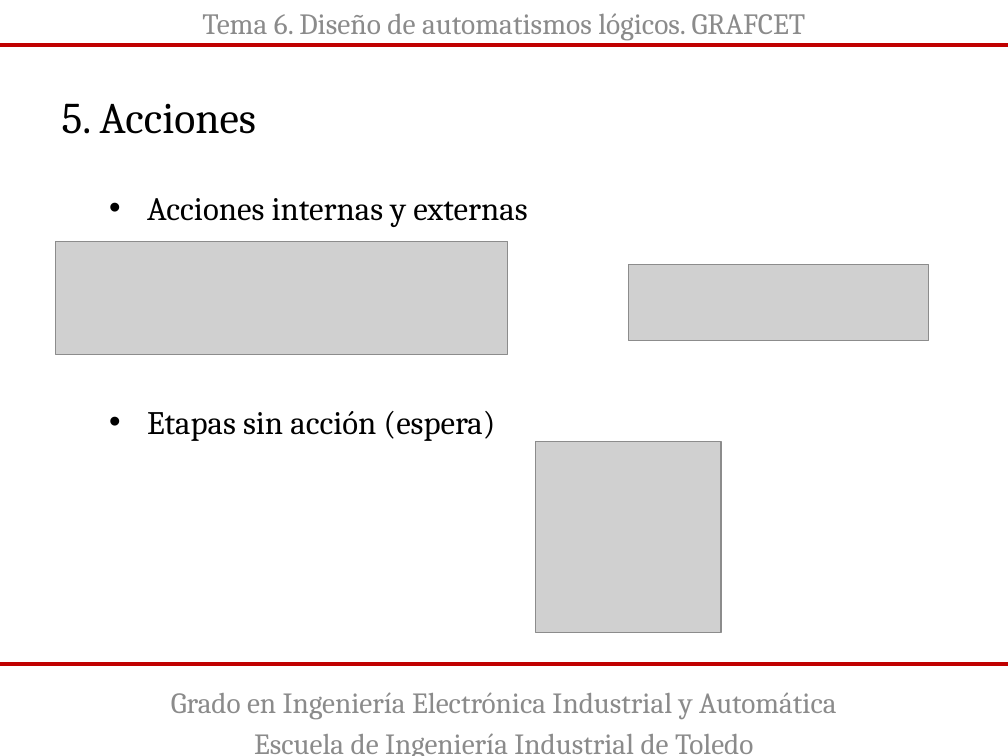
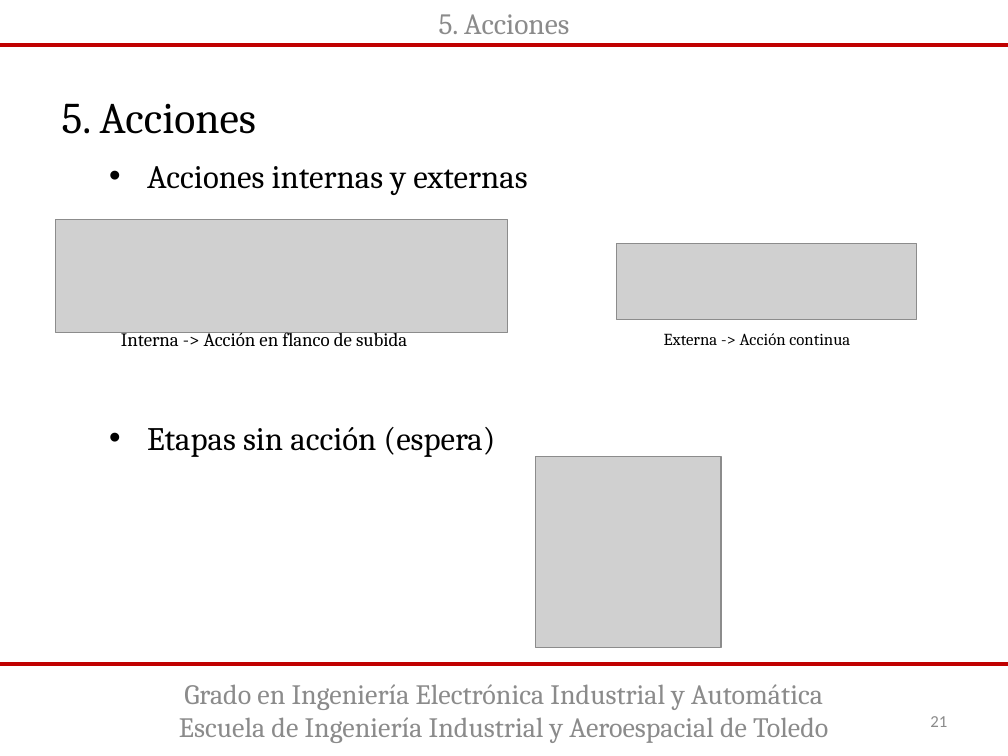
Before and after one commit to guillermorubio345/AutomatizacionIndustrial, a slide deck: slide 21 of Diseño de automatismos lógicos GRAFCET.pptx. Drawn at 1008x756 pixels with LibreOffice and Linux fonts; fonts in the diff are those of the drawing; grey boxes stand for pictures. Boxes give left, top, right and bottom in pixels: in the first picture for what was removed or moved away, otherwise in the second. Text is boxed around its words. In the diff, an @@ line names an element or a change of style, - is before the commit and + after.

Commit message:
Actualizada presentacion de Grafcet

```diff
--- a/Diseño de automatismos lógicos GRAFCET.pptx
+++ b/Diseño de automatismos lógicos GRAFCET.pptx
@@ text at [439,14,569,34]: text changed @@
-Tema 6. Diseño de automatismos lógicos. GRAFCET
+5. Acciones
@@ text "Acciones internas y externas": place and size @@
-text "Acciones internas y externas" at [147,198,527,227]
+text "Acciones internas y externas" at [147,166,527,195]
@@ picture: place and size @@
-picture at [55,241,508,354]
+picture at [55,220,508,333]
@@ picture: place and size @@
-picture at [628,264,928,341]
+picture at [617,243,917,320]
@@ text added at [121,328,407,346], 13.5 pt, text #000000 @@
+Interna -> Acción en flanco de subida
@@ text added at [664,333,850,345], 12 pt, text #000000 @@
+Externa -> Acción continua
@@ text "Etapas sin acción (espera)": place and size @@
-text "Etapas sin acción (espera)" at [147,411,496,441]
+text "Etapas sin acción (espera)" at [147,427,496,457]
@@ picture: place and size @@
-picture at [535,442,721,633]
+picture at [535,457,721,648]
@@ text "Grado en Ingeniería Electrónica Industrial ...": place and size @@
-text "Grado en Ingeniería Electrónica Industrial ..." at [171,692,836,756]
+text "Grado en Ingeniería Electrónica Industrial ..." at [179,684,828,743]
@@ text "Grado en Ingeniería Electrónica Industrial ..." at [179,684,828,743]: vertical alignment top to middle @@
@@ text at [184,684,823,710]: size 20.9 to 20 pt in "Grado en Ingeniería Electrónica Industrial y Automática"; less space between paragraphs @@
@@ text at [179,717,828,743]: text changed; size 20.9 to 20 pt @@
-Escuela de Ingeniería Industrial de Toledo
+Escuela de Ingeniería Industrial y Aeroespacial de Toledo
@@ page number added at [930,716,947,727], 12 pt, text #8C8C8C @@
+21
```
Also in this commit, not shown: 27 other slides changed, 2 other files.
